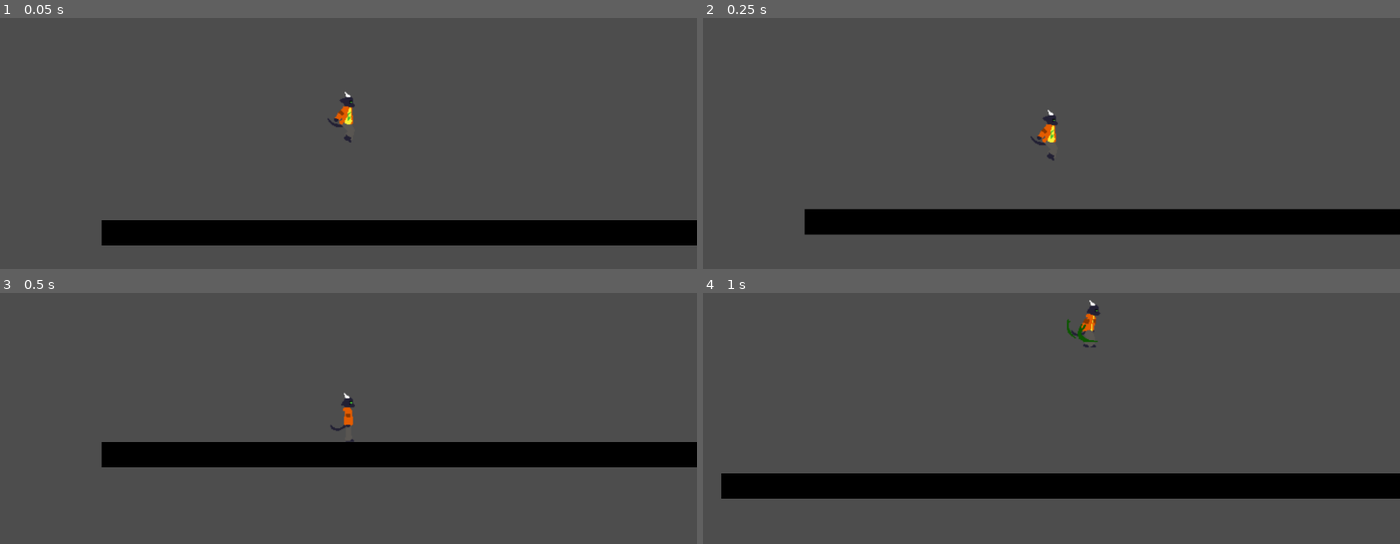
Above: before the commit, frames 1-4 (two rows, left to right).
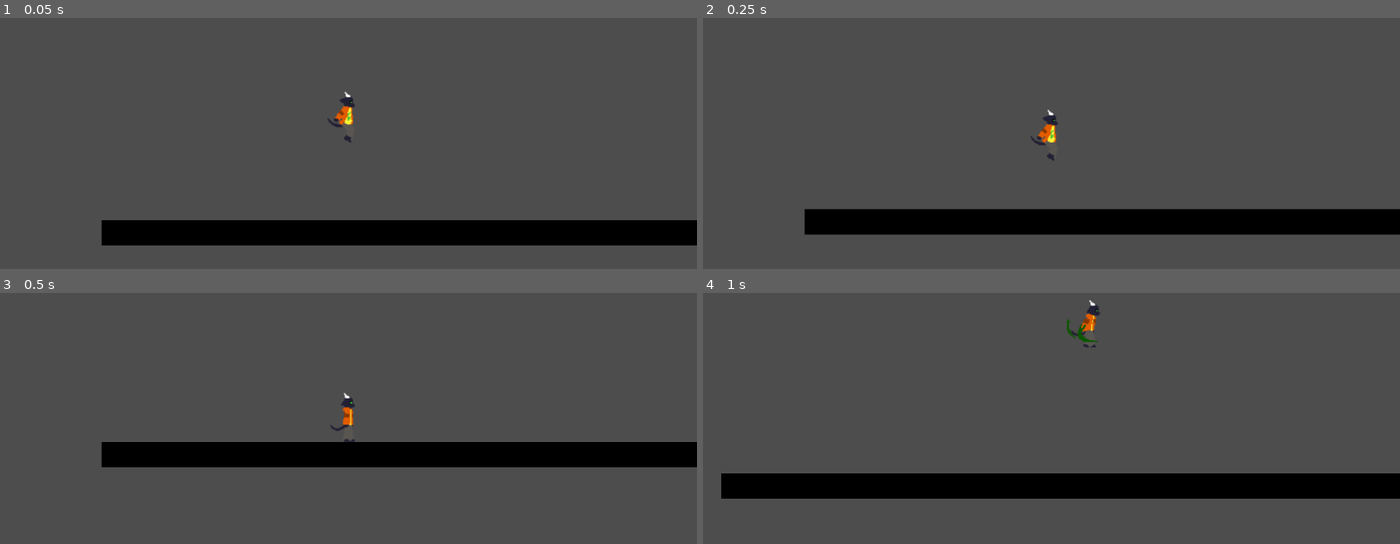
Above: after the commit, the same moments.

Repository: vintador44/nomercy
Game: Godot game, scene res://node_2d.tscn
Two runs of this game, one before a commit and one after it. Both use one fixed random seed, a clock stepped at 60 frames per second and the inputs below.
Inputs:
- Up to frame 1 (0.05 s): no input
- Up to frame 2 (0.25 s): no input
- Up to frame 3 (0.5 s): no input
- Up to frame 4 (1 s): hold Right (right) from 0.53 s (still down); hold E (Attack) from 0.53 s (still down); tap Space (ui_select) at 0.77 s

Frames 1-2 are identical in both runs. In frame 3, less than 0.1% of the frame differs, in the area x 47-51%, y 45-60%; in frame 4, nothing differs.

Commit message:
спрайты

Diff:
--- a/node_2d.tscn
+++ b/node_2d.tscn
@@ -1,21 +1,34 @@
-[gd_scene load_steps=21 format=3 uid="uid://djosce3rm4sny"]
+[gd_scene load_steps=34 format=3 uid="uid://djosce3rm4sny"]
 
 [ext_resource type="Script" uid="uid://b3pni8mnc8um3" path="res://character_body_2d.gd" id="1_wtcfe"]
-[ext_resource type="Texture2D" uid="uid://dtmyyk5t52q5a" path="res://Спрайты1.png" id="2_0e48y"]
-[ext_resource type="Texture2D" uid="uid://qin452t7skgs" path="res://Спрайты14.png" id="2_nr8wp"]
-[ext_resource type="Texture2D" uid="uid://b3bauwgmy4ule" path="res://Спрайты3.png" id="2_q6r6c"]
-[ext_resource type="Texture2D" uid="uid://bksflsdo3hsfq" path="res://Спрайты18.png" id="2_x0ka3"]
-[ext_resource type="Texture2D" uid="uid://bh3xb3q2kdvn1" path="res://Спрайты19.png" id="3_0h7mo"]
-[ext_resource type="Texture2D" uid="uid://ddfnapm177yob" path="res://Спрайты15.png" id="3_d2bti"]
-[ext_resource type="Texture2D" uid="uid://bchmhlkf0dcnf" path="res://Спрайты2.png" id="3_ir8iy"]
-[ext_resource type="Texture2D" uid="uid://b0mxvfn28075p" path="res://Спрайты4.png" id="3_kdubu"]
-[ext_resource type="Texture2D" uid="uid://davxr3xc5luyc" path="res://Спрайты5.png" id="4_d21ai"]
-[ext_resource type="Texture2D" uid="uid://u1k0x4gdbsxn" path="res://Спрайты8.png" id="4_hqns4"]
-[ext_resource type="Texture2D" uid="uid://dv8prfx7stxde" path="res://Спрайты6.png" id="5_rj586"]
-[ext_resource type="Texture2D" uid="uid://baydj7mrqv0pi" path="res://Спрайты9.png" id="5_x0ka3"]
-[ext_resource type="Texture2D" uid="uid://f20nfyhjt4j2" path="res://Спрайты10.png" id="6_0h7mo"]
-[ext_resource type="Texture2D" uid="uid://jberckkjgvk5" path="res://Спрайты16.png" id="11_ta5nu"]
-[ext_resource type="Texture2D" uid="uid://bjatb47wqpx28" path="res://Спрайты17.png" id="12_flf07"]
+[ext_resource type="Texture2D" uid="uid://8vv2js5ouyyi" path="res://sprites/diamantdreamer/diamantidle1.png" id="2_ebxd8"]
+[ext_resource type="Texture2D" uid="uid://cqi8epmlwi8r8" path="res://sprites/diamantdreamer/diamantidle2.png" id="3_2u7jv"]
+[ext_resource type="Texture2D" uid="uid://b6t2vjqor1itq" path="res://sprites/diamantdreamer/diamantidle3.png" id="4_24dk6"]
+[ext_resource type="Texture2D" uid="uid://cc05nixfgno4w" path="res://sprites/diamantdreamer/diamantidle4.png" id="5_mryly"]
+[ext_resource type="Texture2D" uid="uid://ogb8lciodw2v" path="res://sprites/diamantdreamer/diamantdown.png" id="6_kq1c5"]
+[ext_resource type="Texture2D" uid="uid://c1qyap7xnji5n" path="res://sprites/diamantdreamer/diamantjumpidle.png" id="7_ornx7"]
+[ext_resource type="Texture2D" uid="uid://cv02krvuhyh07" path="res://sprites/diamantdreamer/diamantjumpup.png" id="8_cnnru"]
+[ext_resource type="Texture2D" uid="uid://bqqx08mfu7rf7" path="res://sprites/diamantdreamer/diamantattack1.png" id="9_540hr"]
+[ext_resource type="Texture2D" uid="uid://cref68ld6utip" path="res://sprites/diamantdreamer/diamantattack2.png" id="10_6ip5v"]
+[ext_resource type="Texture2D" uid="uid://c5w6kgaajn32w" path="res://sprites/diamantdreamer/diamantattack3.png" id="11_q5dlx"]
+[ext_resource type="Texture2D" uid="uid://dib7aoq6f3krq" path="res://sprites/diamantdreamer/diamantattack4.png" id="12_c4wnb"]
+[ext_resource type="Texture2D" uid="uid://pfwtq4y2t6kp" path="res://sprites/diamantdreamer/diamantattackup1.png" id="13_7plk7"]
+[ext_resource type="Texture2D" uid="uid://wgxsbwt7w5sx" path="res://sprites/diamantdreamer/diamantattackup2.png" id="14_fbwgr"]
+[ext_resource type="Texture2D" uid="uid://cy43dioig62ae" path="res://sprites/diamantdreamer/diamantreload1.png" id="15_7mj2a"]
+[ext_resource type="Texture2D" uid="uid://bd3eef4op1b7m" path="res://sprites/diamantdreamer/diamantreload2.png" id="16_fshgd"]
+[ext_resource type="Texture2D" uid="uid://be1k4sb7egkg6" path="res://sprites/diamantdreamer/diamantreload3.png" id="17_lbrxf"]
+[ext_resource type="Texture2D" uid="uid://cbafr886mwfy5" path="res://sprites/diamantdreamer/diamantreload4.png" id="18_xjt7e"]
+[ext_resource type="Texture2D" uid="uid://m00iwjxdm8op" path="res://sprites/diamantdreamer/diamantreload5.png" id="19_0xo8l"]
+[ext_resource type="Texture2D" uid="uid://brkka5yre6i7y" path="res://sprites/diamantdreamer/diamantrevolvshoot2.png" id="20_xfyss"]
+[ext_resource type="Texture2D" uid="uid://diq35rcx2yd47" path="res://sprites/diamantdreamer/diamantrevolvshoot3.png" id="21_3ngjr"]
+[ext_resource type="Texture2D" uid="uid://cem5v10i3ktgb" path="res://sprites/diamantdreamer/diamantrevolvshoot4.png" id="22_qilgh"]
+[ext_resource type="Texture2D" uid="uid://c0fkon7dnn1cm" path="res://sprites/diamantdreamer/diamantrevolvshoot5.png" id="23_4qosj"]
+[ext_resource type="Texture2D" uid="uid://u5trs1nctit3" path="res://sprites/diamantdreamer/diamantrevolvshoot6.png" id="24_cjlbh"]
+[ext_resource type="Texture2D" uid="uid://b4n3a214e2mnw" path="res://sprites/diamantdreamer/diamantrevolvshoot.png" id="25_kfelt"]
+[ext_resource type="Texture2D" uid="uid://dphdatm8rqa3c" path="res://sprites/diamantdreamer/diamantrun1.png" id="26_ytlpd"]
+[ext_resource type="Texture2D" uid="uid://bimek5g0m17ue" path="res://sprites/diamantdreamer/diamantrun2.png" id="27_2v765"]
+[ext_resource type="Texture2D" uid="uid://hevlmvs31mqp" path="res://sprites/diamantdreamer/diamantrun3.png" id="28_b8fb0"]
+[ext_resource type="Texture2D" uid="uid://cyxjqs62j3fmh" path="res://sprites/diamantdreamer/diamantrun4.png" id="29_ma08v"]
 
 [sub_resource type="RectangleShape2D" id="RectangleShape2D_y32ns"]
 size = Vector2(1169, 27)
@@ -29,18 +42,24 @@
 animations = [{
 "frames": [{
 "duration": 1.0,
-"texture": ExtResource("2_0e48y")
-}, {
-"duration": 1.0,
-"texture": ExtResource("3_ir8iy")
+"texture": ExtResource("2_ebxd8")
+}, {
+"duration": 1.0,
+"texture": ExtResource("3_2u7jv")
+}, {
+"duration": 1.0,
+"texture": ExtResource("4_24dk6")
+}, {
+"duration": 1.0,
+"texture": ExtResource("5_mryly")
 }],
 "loop": true,
 "name": &"idle",
-"speed": 0.5
-}, {
-"frames": [{
-"duration": 1.0,
-"texture": ExtResource("6_0h7mo")
+"speed": 4.0
+}, {
+"frames": [{
+"duration": 1.0,
+"texture": ExtResource("6_kq1c5")
 }],
 "loop": true,
 "name": &"jump_down",
@@ -48,7 +67,7 @@
 }, {
 "frames": [{
 "duration": 1.0,
-"texture": ExtResource("5_x0ka3")
+"texture": ExtResource("7_ornx7")
 }],
 "loop": true,
 "name": &"jump_stable",
@@ -56,7 +75,7 @@
 }, {
 "frames": [{
 "duration": 1.0,
-"texture": ExtResource("4_hqns4")
+"texture": ExtResource("8_cnnru")
 }],
 "loop": true,
 "name": &"jump_up",
@@ -64,16 +83,16 @@
 }, {
 "frames": [{
 "duration": 1.0,
-"texture": ExtResource("2_nr8wp")
-}, {
-"duration": 1.0,
-"texture": ExtResource("3_d2bti")
-}, {
-"duration": 1.0,
-"texture": ExtResource("2_x0ka3")
-}, {
-"duration": 1.0,
-"texture": ExtResource("3_0h7mo")
+"texture": ExtResource("9_540hr")
+}, {
+"duration": 1.0,
+"texture": ExtResource("10_6ip5v")
+}, {
+"duration": 1.0,
+"texture": ExtResource("11_q5dlx")
+}, {
+"duration": 1.0,
+"texture": ExtResource("12_c4wnb")
 }],
 "loop": true,
 "name": &"kick_ground",
@@ -81,16 +100,16 @@
 }, {
 "frames": [{
 "duration": 1.0,
-"texture": ExtResource("2_nr8wp")
-}, {
-"duration": 1.0,
-"texture": ExtResource("3_d2bti")
-}, {
-"duration": 1.0,
-"texture": ExtResource("11_ta5nu")
-}, {
-"duration": 1.0,
-"texture": ExtResource("12_flf07")
+"texture": ExtResource("9_540hr")
+}, {
+"duration": 1.0,
+"texture": ExtResource("10_6ip5v")
+}, {
+"duration": 1.0,
+"texture": ExtResource("13_7plk7")
+}, {
+"duration": 1.0,
+"texture": ExtResource("14_fbwgr")
 }],
 "loop": false,
 "name": &"kick_up",
@@ -98,22 +117,59 @@
 }, {
 "frames": [{
 "duration": 1.0,
-"texture": ExtResource("2_q6r6c")
-}, {
-"duration": 1.0,
-"texture": ExtResource("3_kdubu")
-}, {
-"duration": 1.0,
-"texture": ExtResource("4_d21ai")
-}, {
-"duration": 1.0,
-"texture": ExtResource("5_rj586")
-}, {
-"duration": 1.0,
-"texture": ExtResource("4_d21ai")
-}, {
-"duration": 1.0,
-"texture": ExtResource("3_kdubu")
+"texture": ExtResource("15_7mj2a")
+}, {
+"duration": 1.0,
+"texture": ExtResource("16_fshgd")
+}, {
+"duration": 1.0,
+"texture": ExtResource("17_lbrxf")
+}, {
+"duration": 1.0,
+"texture": ExtResource("18_xjt7e")
+}, {
+"duration": 1.0,
+"texture": ExtResource("19_0xo8l")
+}],
+"loop": true,
+"name": &"reload",
+"speed": 5.0
+}, {
+"frames": [{
+"duration": 1.0,
+"texture": ExtResource("20_xfyss")
+}, {
+"duration": 1.0,
+"texture": ExtResource("21_3ngjr")
+}, {
+"duration": 1.0,
+"texture": ExtResource("22_qilgh")
+}, {
+"duration": 1.0,
+"texture": ExtResource("23_4qosj")
+}, {
+"duration": 1.0,
+"texture": ExtResource("24_cjlbh")
+}, {
+"duration": 1.0,
+"texture": ExtResource("25_kfelt")
+}],
+"loop": true,
+"name": &"revshoot",
+"speed": 5.0
+}, {
+"frames": [{
+"duration": 1.0,
+"texture": ExtResource("26_ytlpd")
+}, {
+"duration": 1.0,
+"texture": ExtResource("27_2v765")
+}, {
+"duration": 1.0,
+"texture": ExtResource("28_b8fb0")
+}, {
+"duration": 1.0,
+"texture": ExtResource("29_ma08v")
 }],
 "loop": true,
 "name": &"run",
@@ -149,7 +205,8 @@
 [node name="AnimatedSprite2D" type="AnimatedSprite2D" parent="CharacterBody2D"]
 position = Vector2(-8, 33)
 sprite_frames = SubResource("SpriteFrames_4d7sh")
-animation = &"kick_up"
+animation = &"revshoot"
+frame_progress = 0.954154
 
 [node name="Timer" type="Timer" parent="CharacterBody2D"]
 wait_time = 0.3
Not shown, changed: export_presets.cfg
Renamed: Спрайты14.png -> sprites/diamantdreamer/diamantattack1.png
Not shown, added: sprites/diamantdreamer/diamantattack1.png.import
Renamed: Спрайты15.png -> sprites/diamantdreamer/diamantattack2.png
Not shown, added: sprites/diamantdreamer/diamantattack2.png.import
Renamed: Спрайты18.png -> sprites/diamantdreamer/diamantattack3.png
Not shown, added: sprites/diamantdreamer/diamantattack3.png.import
Renamed: Спрайты19.png -> sprites/diamantdreamer/diamantattack4.png
Not shown, added: sprites/diamantdreamer/diamantattack4.png.import
Renamed: Спрайты20.png -> sprites/diamantdreamer/diamantattack5.png
Not shown, added: sprites/diamantdreamer/diamantattack5.png.import
Renamed: Спрайты21.png -> sprites/diamantdreamer/diamantattack6.png
(and 93 more such lines)
